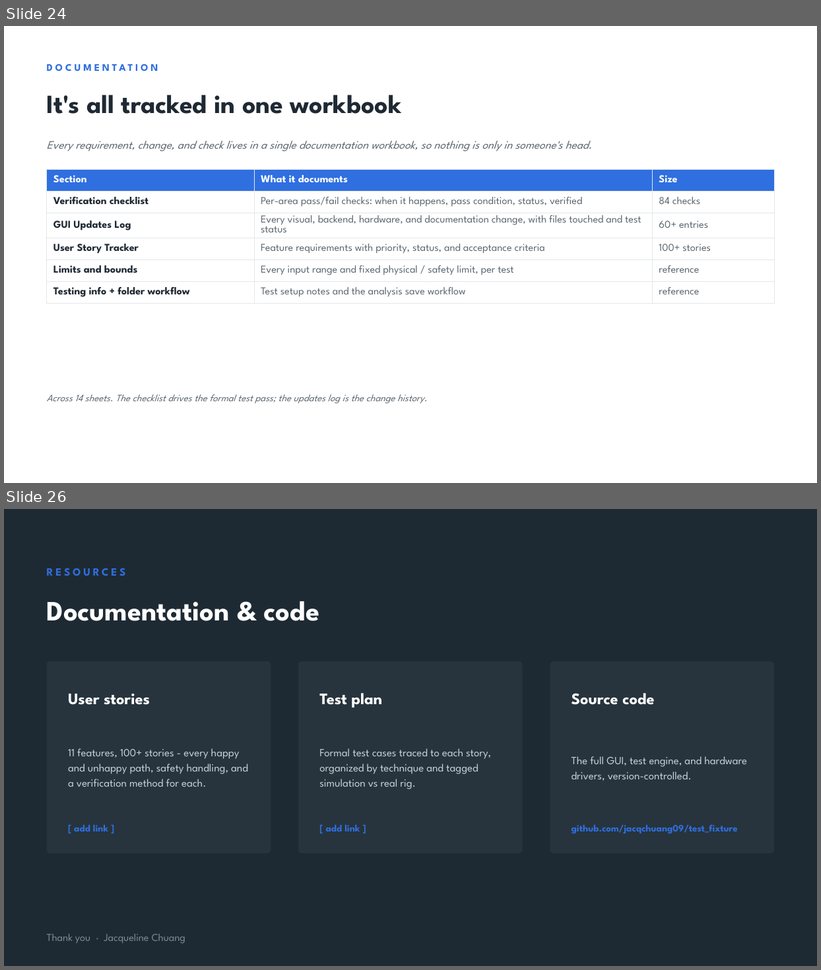
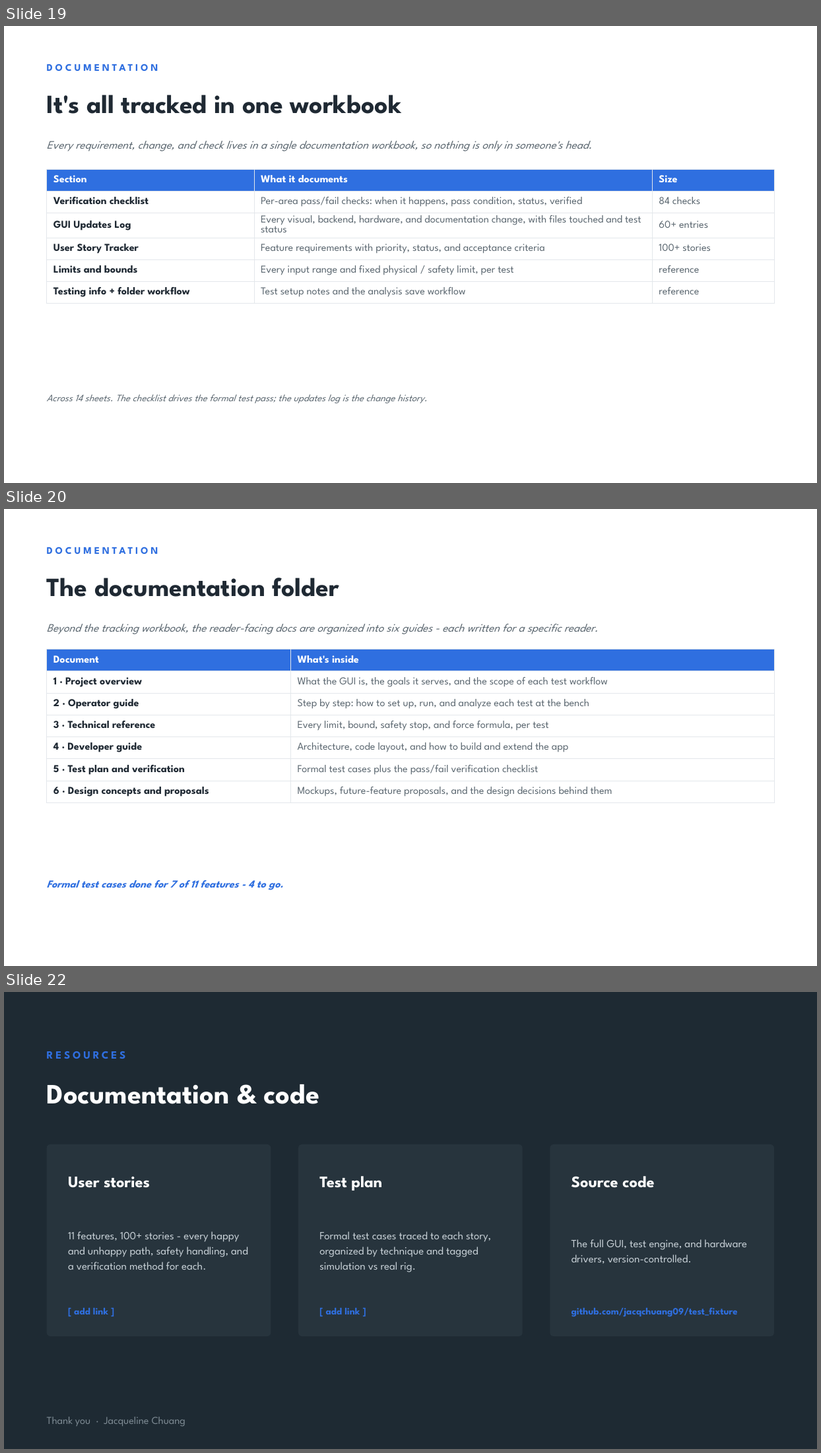
Before and after one commit to jacqchuang09/test_fixture, a slide deck: slideshow/Test_Fixture_GUI_Update.pptx. Shown one above the other, each under a label of ours: slides 24 and 26 before the commit, slides 19, 20 and 22 after it; the slides between them are not shown. The pictures are 821x970 and 821x1453 pixels, drawn with LibreOffice and Linux fonts; fonts in the diff are those of the drawing. Boxes give left, top, right and bottom in pixels: in the first picture for what was removed or moved away, otherwise in the second. Text is boxed around its words. In the diff, an @@ line names an element or a change of style, - is before the commit and + after.

```diff
--- a/slideshow/Test_Fixture_GUI_Update.pptx
+++ b/slideshow/Test_Fixture_GUI_Update.pptx
@@ slide 20 added at (4,509,817,966), background #FFFFFF @@
@@ text added at (47,541,774,559), 12 pt, text #2F6FE0, bold @@
+DOCUMENTATION
@@ text added at (47,578,339,597), 31 pt, text #1F2933, bold @@
+The documentation folder
@@ text added at (47,624,598,634), 13.5 pt, text #5B6770, italic @@
+Beyond the tracking workbook, the reader-facing docs are organized into six guides - each written for a specific reader.
@@ table added at (47,650,774,799), 7 rows, 2 columns @@
+Document | What's inside
+1 · Project overview | What the GUI is, the goals it serves, and the scope of each test workflow
+2 · Operator guide | Step by step: how to set up, run, and analyze each test at the bench
+3 · Technical reference | Every limit, bound, safety stop, and force formula, per test
+4 · Developer guide | Architecture, code layout, and how to build and extend the app
+5 · Test plan and verification | Formal test cases plus the pass/fail verification checklist
+6 · Design concepts and proposals | Mockups, future-feature proposals, and the design decisions behind them
@@ text added at (47,881,283,890), 12.5 pt, text #2F6FE0, bold, italic @@
+Formal test cases done for 7 of 11 features - 4 to go.
@@ what was slide 24 is now slide 19 @@
@@ what was slide 26 is now slide 22 @@
```
Also in this commit, not shown: 7 slides changed, 3 other slides added, 6 other files.
